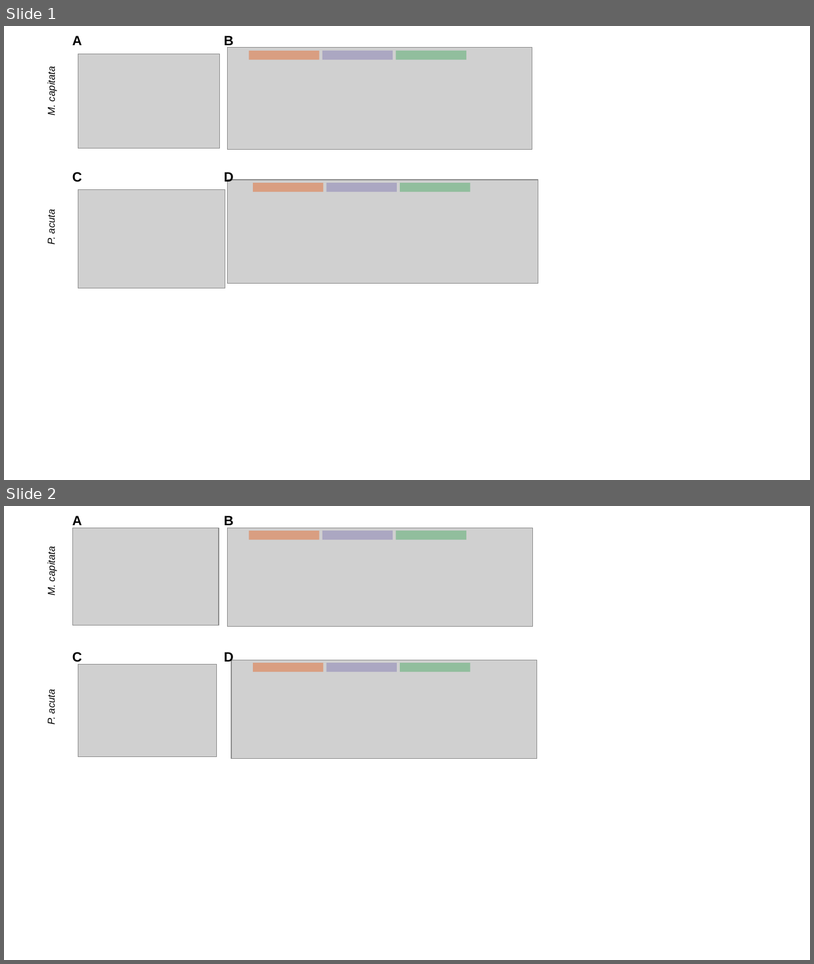
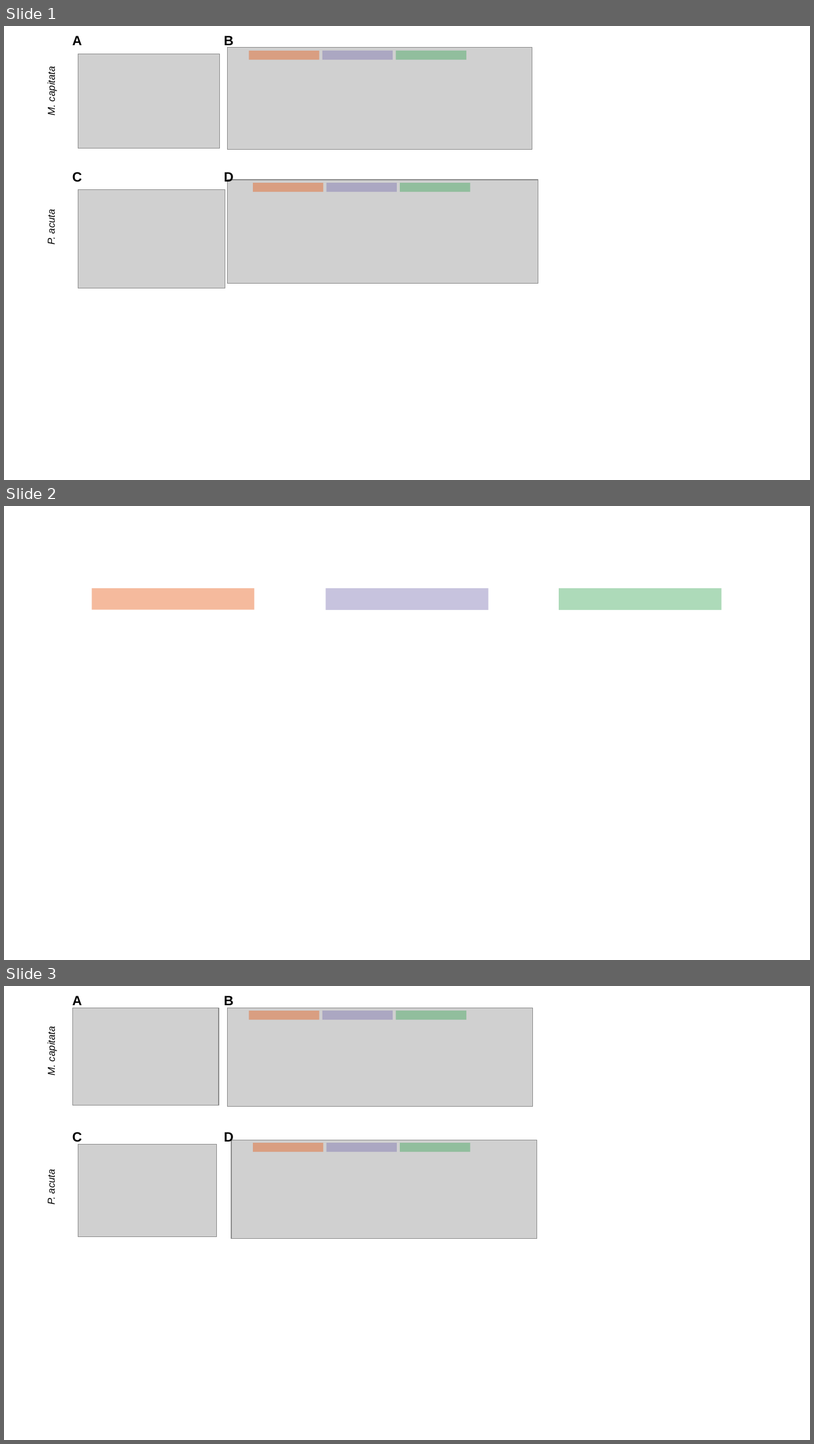
Before and after one commit to hputnam/Meth_Compare, a slide deck: analyses/Coverage_analysis/Genome_CpG_coverage_analysis.pptx. Shown one above the other, each under a label of ours: slides 1 and 2 before the commit, slides 1, 2 and 3 after it. The pictures are 814x964 and 814x1444 pixels, drawn with LibreOffice and Linux fonts; fonts in the diff are those of the drawing; grey boxes stand for pictures; background and template pictures are left out. Boxes give left, top, right and bottom in pixels: in the first picture for what was removed or moved away, otherwise in the second. Text is boxed around its words. In the diff, an @@ line names an element or a change of style, - is before the commit and + after.

```diff
--- a/analyses/Coverage_analysis/Genome_CpG_coverage_analysis.pptx
+++ b/analyses/Coverage_analysis/Genome_CpG_coverage_analysis.pptx
@@ slide 2 added at [4, 506, 810, 960], background picture (left out) @@
@@ rectangle added at [92, 588, 254, 610], fill #E7540C at 40% opacity @@
@@ rectangle added at [326, 588, 489, 610], fill #746AAE at 40% opacity @@
@@ rectangle added at [560, 588, 722, 610], fill #34A352 at 40% opacity @@
@@ what was slide 2 is now slide 3 @@
```
Also in this commit, not shown: 2 other files.
